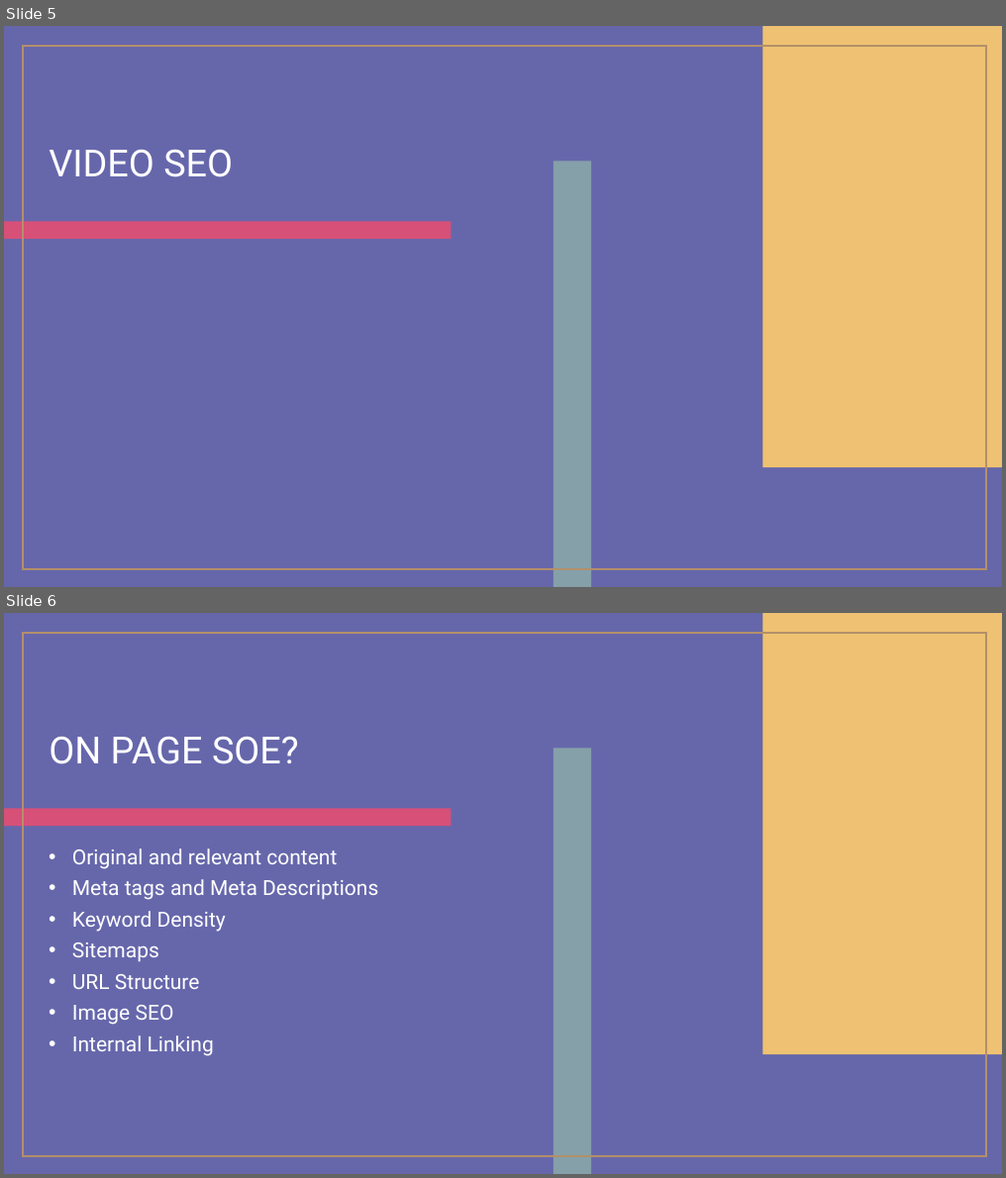
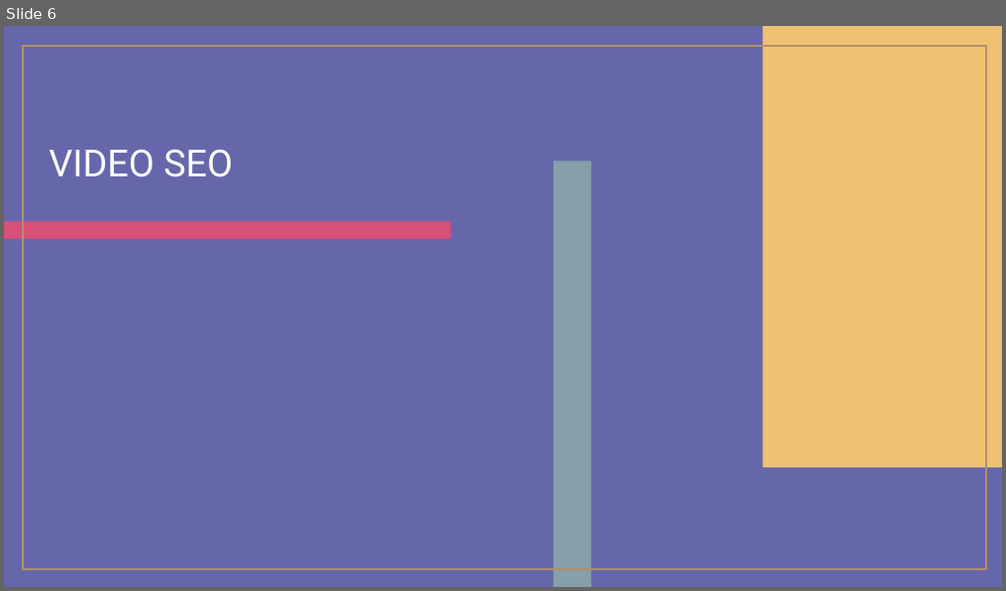
Before and after one commit to jasnatbyui/wdd230, a slide deck: What is google analytics_SEO.pptx. Shown one above the other, each under a label of ours: slides 5 and 6 before the commit, slide 6 after it. The pictures are 1006x1178 and 1006x591 pixels, drawn with LibreOffice and Linux fonts; fonts in the diff are those of the drawing. Boxes give left, top, right and bottom in pixels: in the first picture for what was removed or moved away, otherwise in the second. Text is boxed around its words. In the diff, an @@ line names an element or a change of style, - is before the commit and + after.

```diff
--- a/What is google analytics_SEO.pptx
+++ b/What is google analytics_SEO.pptx
@@ slide 6 removed at (x1=4, y1=613, x2=1002, y2=1174), background #6667AB; not listed: 4 template elements that a slide beside it also shows @@
@@ title removed at (x1=49, y1=737, x2=299, y2=764) @@
-ON PAGE SOE?
@@ text removed at (x1=72, y1=849, x2=378, y2=1057) @@
-• Original and relevant content
-• Meta tags and Meta Descriptions
-• Keyword Density
-• Sitemaps
-• URL Structure
-• Image SEO
-• Internal Linking
@@ what was slide 5 is now slide 6 @@
```
Also in this commit, not shown: 1 slide changed, 1 slide added, 1 other slide removed, 11 other files.
